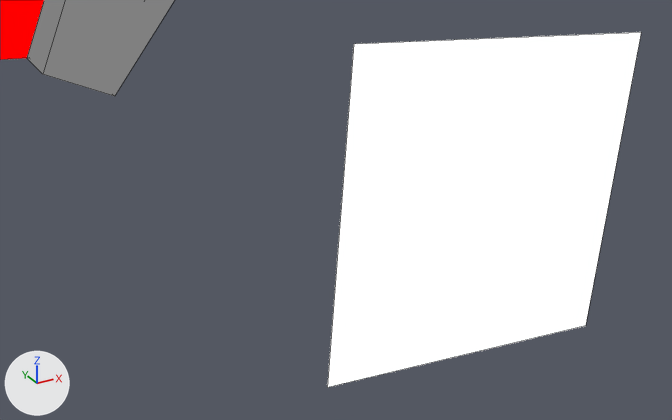
The Blender file assets-source/blender/motion/protoceratops-rest.blend, before and after one commit.
Before and after are seen from a camera (50 mm lens) standing at (41.71, -33.59, 10.95) and looking at (43.95, -29.51, 8.9). Every picture has the same lights, and +X, +Y and +Z are marked at lower left. The older version comes first. Mesh edges are drawn as thin lines.

In view in the first picture: 'DinoTycoon_Motion_protoceratops_rest_beak', 'DinoTycoon_Motion_protoceratops_rest_eye', 'DinoTycoon_Motion_protoceratops_rest_head'.
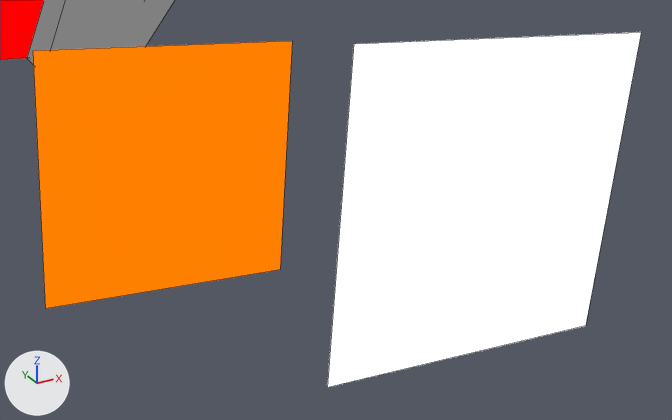
The change, as a diff of the scene's bpy script:
```diff
--- a/assets-source/blender/motion/protoceratops-rest.blend.py
+++ b/assets-source/blender/motion/protoceratops-rest.blend.py
@@ mat_dinotycoon_role_y @@
+mat_dinotycoon_role_y = emission_material('DinoTycoon_Role_Y')
+mat_dinotycoon_role_y.base_color = (1.0, 0.216, 0.0)  # orange #ff8000
@@ me_dinotycoon_motion_protoceratops_rest_sample_eye_white @@
+me_dinotycoon_motion_protoceratops_rest_sample_eye_white.from_pydata([(42.56, -29.0, 9.84), (43.96, -29.0, 9.73), (43.85, -29.0, 8.33), (42.45, -29.0, 8.45), (42.56, -29.0, 9.84), (43.96, -29.0, 9.73), (43.85, -29.0, 8.33), (42.45, -29.0, 8.45)], [], [(3, 2, 1, 0), (4, 5, 6, 7), (0, 1, 5, 4), (1, 2, 6, 5), (2, 3, 7, 6), (3, 0, 4, 7)])
+me_dinotycoon_motion_protoceratops_rest_sample_eye_white.materials.append(mat_dinotycoon_role_y)  # orange #ff8000
@@ ob_dinotycoon_motion_protoceratops_rest_eye_white @@
+ob_dinotycoon_motion_protoceratops_rest_eye_white = bpy.data.objects.new('DinoTycoon_Motion_protoceratops_rest_eye_white', me_dinotycoon_motion_protoceratops_rest_sample_eye_white)
+ob_dinotycoon_motion_protoceratops_rest_eye_white.location = (0.0, 0.0, 0.0)
```

Boxes [x1, y1, x2, y2] around the edits, measured in the pictures (672 x 420 px):
'DinoTycoon_Motion_protoceratops_rest_eye_white', added (orange): after [33, 41, 292, 309]
